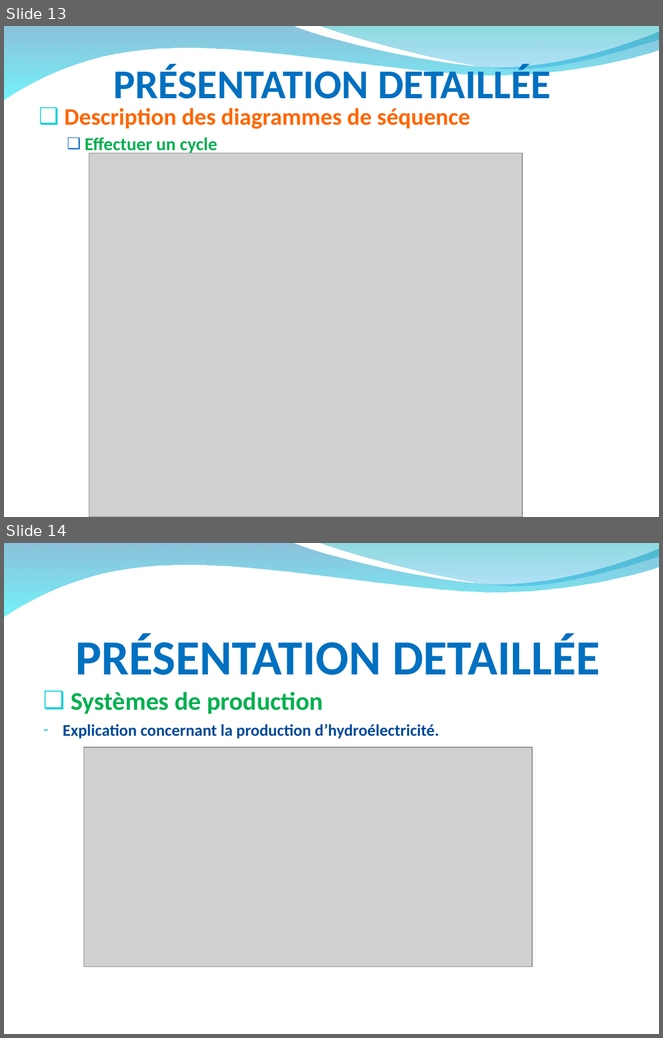
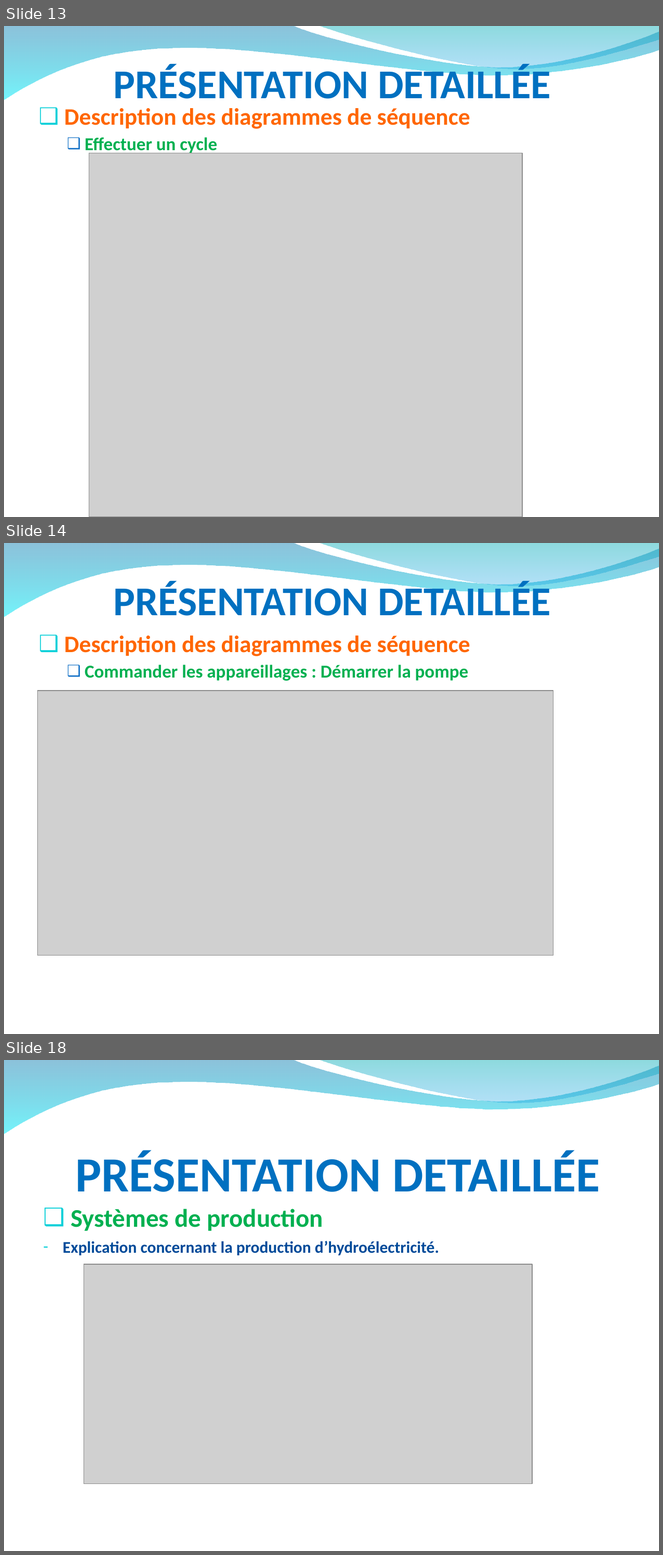
Before and after one commit to hardware/AscenseurPoissons, a slide deck: DOSSIERS A RENDRE/RevueAnalysePPT.ppt. Shown one above the other, each under a label of ours: slides 13 and 14 before the commit, slides 13, 14 and 18 after it; the slides between them are not shown. The pictures are 663x1038 and 663x1555 pixels, drawn with LibreOffice and Linux fonts; fonts in the diff are those of the drawing; grey boxes stand for pictures; background and template pictures are left out. Boxes give left, top, right and bottom in pixels: in the first picture for what was removed or moved away, otherwise in the second. Text is boxed around its words. In the diff, an @@ line names an element or a change of style, - is before the commit and + after.

Commit message:
MAJ PPT :)

```diff
--- a/DOSSIERS A RENDRE/RevueAnalysePPT.ppt
+++ b/DOSSIERS A RENDRE/RevueAnalysePPT.ppt
@@ slide 14 added at (x1=4, y1=543, x2=659, y2=1034), background picture (left out); not listed: 2 template elements that a slide beside it also shows @@
@@ title added at (x1=114, y1=581, x2=551, y2=616), 45 pt, text #0070C0, bold @@
+PRÉSENTATION DETAILLÉE
@@ text added at (x1=64, y1=636, x2=470, y2=681), 20 pt, text #00B050, bold @@
+❑ Description des diagrammes de séquence
+  ❑ Commander les appareillages : Démarrer la pompe
@@ picture added at (x1=37, y1=691, x2=553, y2=955) @@
@@ what was slide 14 is now slide 18 @@
```
Also in this commit, not shown: 3 other slides added.
